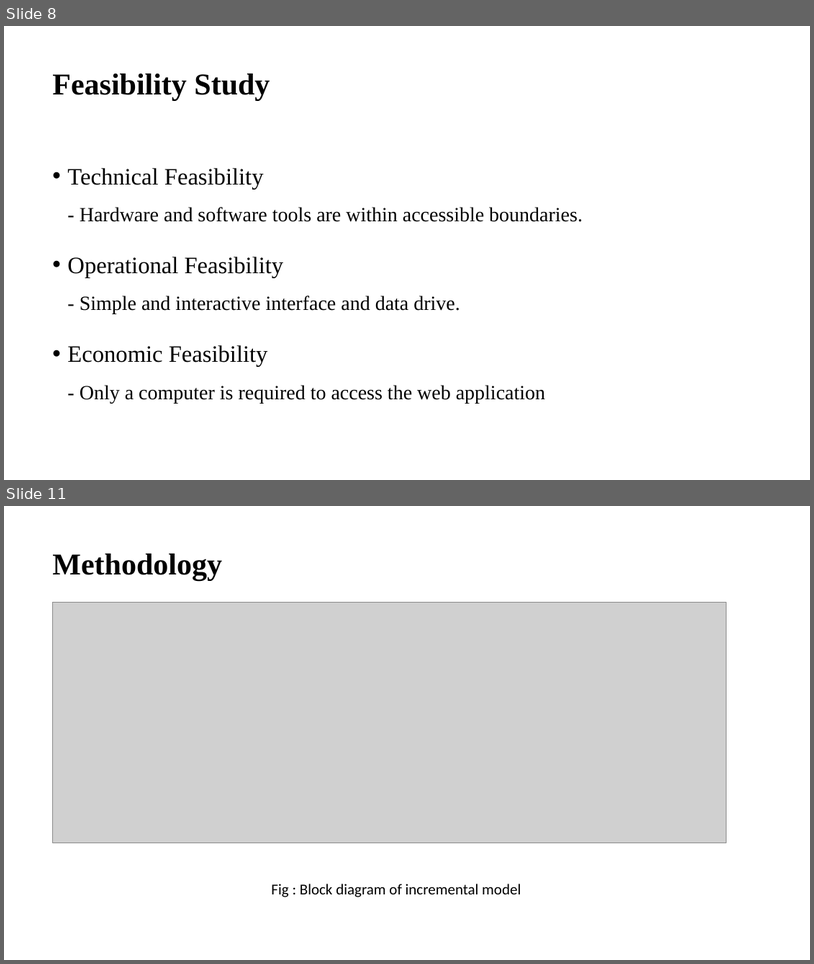
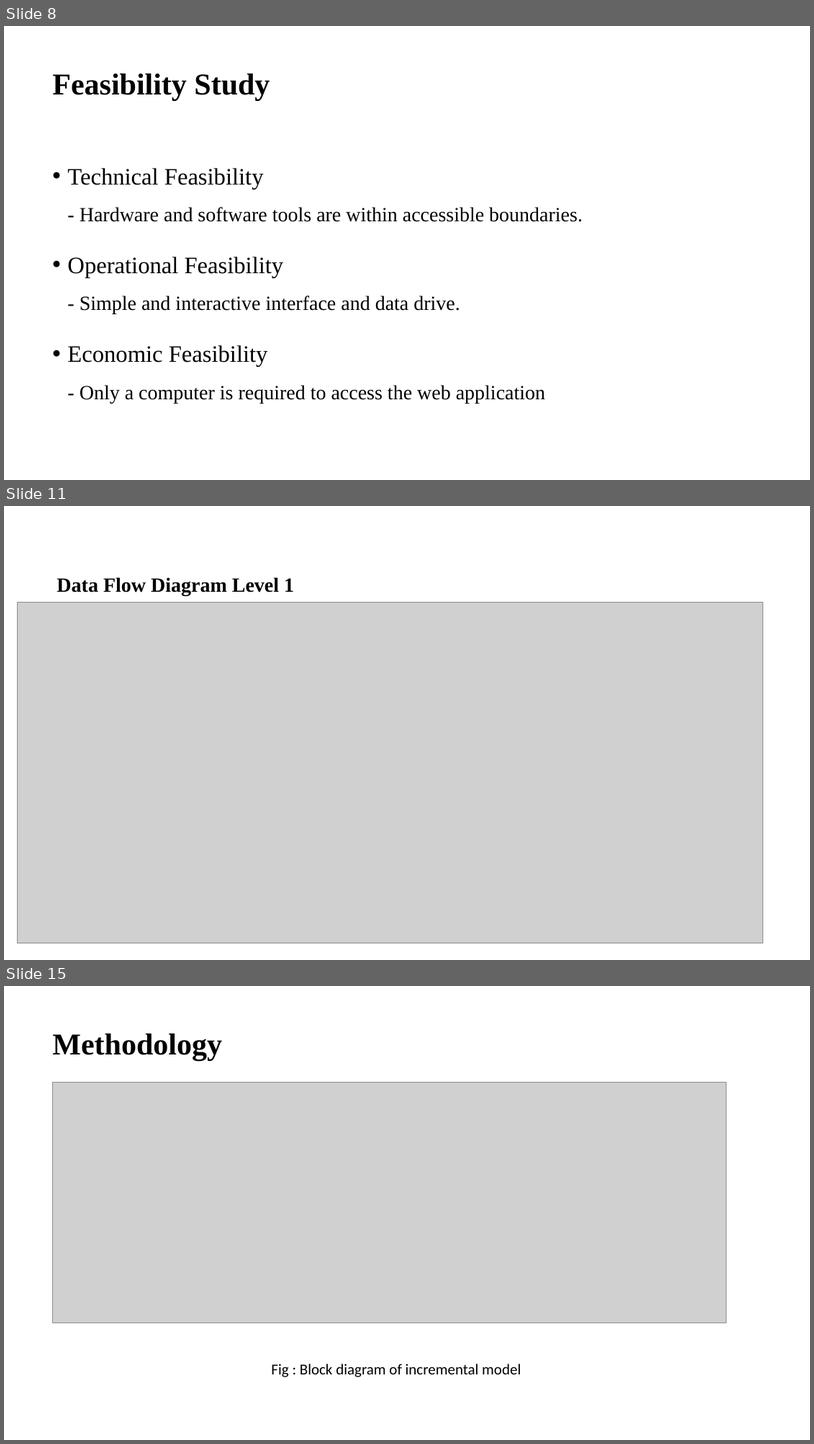
Before and after one commit to sujanW0W/MajorProject, a slide deck: Image Inpainting/Image inpainting.pptx. Shown one above the other, each under a label of ours: slides 8 and 11 before the commit, slides 8, 11 and 15 after it; the slides between them are not shown. The pictures are 814x964 and 814x1444 pixels, drawn with LibreOffice and Linux fonts; fonts in the diff are those of the drawing; grey boxes stand for pictures. Boxes give left, top, right and bottom in pixels: in the first picture for what was removed or moved away, otherwise in the second. Text is boxed around its words. In the diff, an @@ line names an element or a change of style, - is before the commit and + after.

```diff
--- a/Image Inpainting/Image inpainting.pptx
+++ b/Image Inpainting/Image inpainting.pptx
@@ slide 11 added at (4,506,810,960), background #FFFFFF @@
@@ text added at (57,577,294,596), 24 pt, text #000000, bold @@
+Data Flow Diagram Level 1
@@ picture added at (17,602,764,943) @@
@@ what was slide 11 is now slide 15 @@
```
Also in this commit, not shown: 11 slides changed, 7 other slides added, 1 slide removed, 16 other files.
